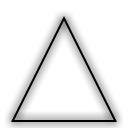
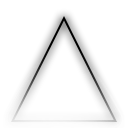
Comparing the layer stacks of the two w=128, h=128 images. Changes:
added layer "Group 1 copy" above "Group 1" over [4, 48, 123, 128]
hid group "Group 1" (2 layers) over [11, 48, 117, 122]
